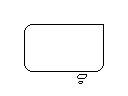
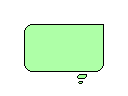
Layered file, before and after one edit (w=128, h=96). Changes by layer:
added group "Layer Group copy" (80%) with 3 layers above "Layer Group" over [25, 25, 103, 83]
added layer "bg #1" (dissolve, 50%) in group "Layer Group copy" over [25, 25, 103, 71]
added layer "bg copy #1" (70%) in group "Layer Group copy" over [25, 25, 103, 71]
added layer "bg bottom copy" in group "Layer Group copy" over [78, 75, 86, 83]
hid group "Layer Group" (3 layers) over [25, 25, 103, 83]
hid "bg bottom", moved it into group "Layer Group" over [78, 75, 86, 83]
